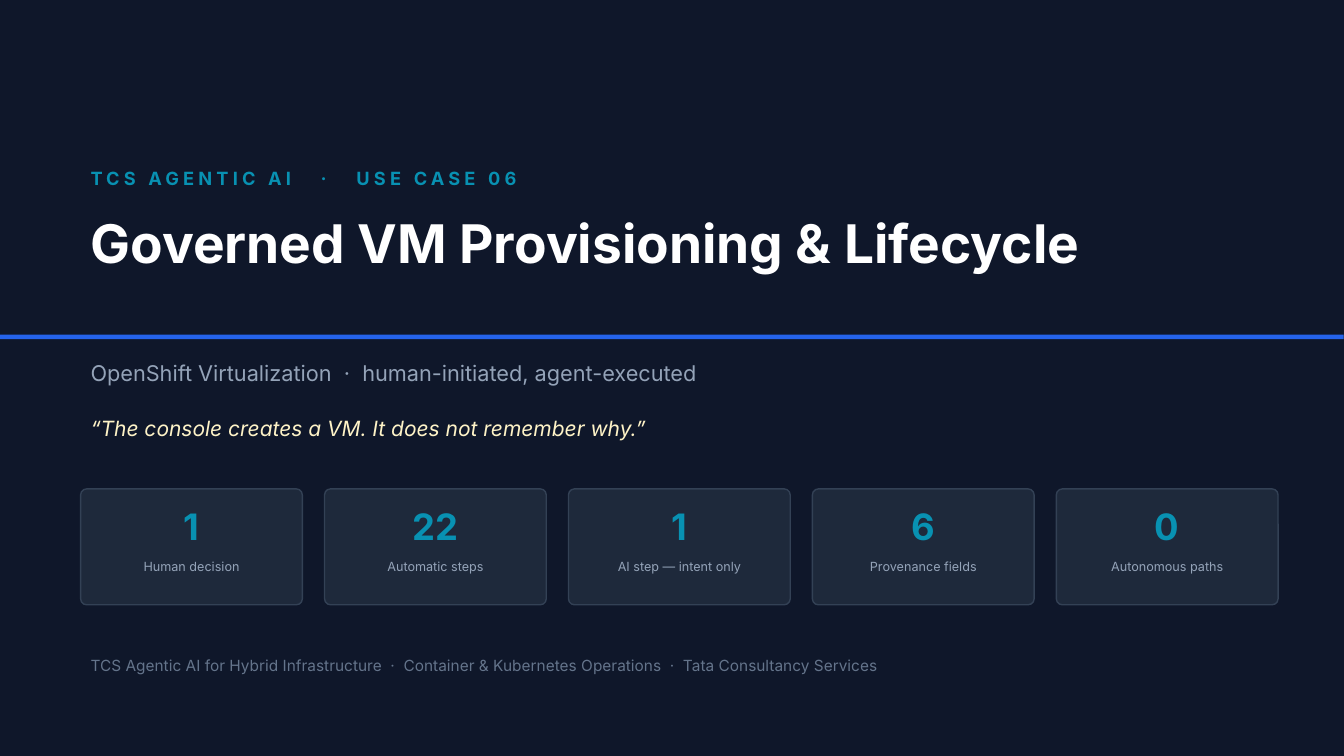
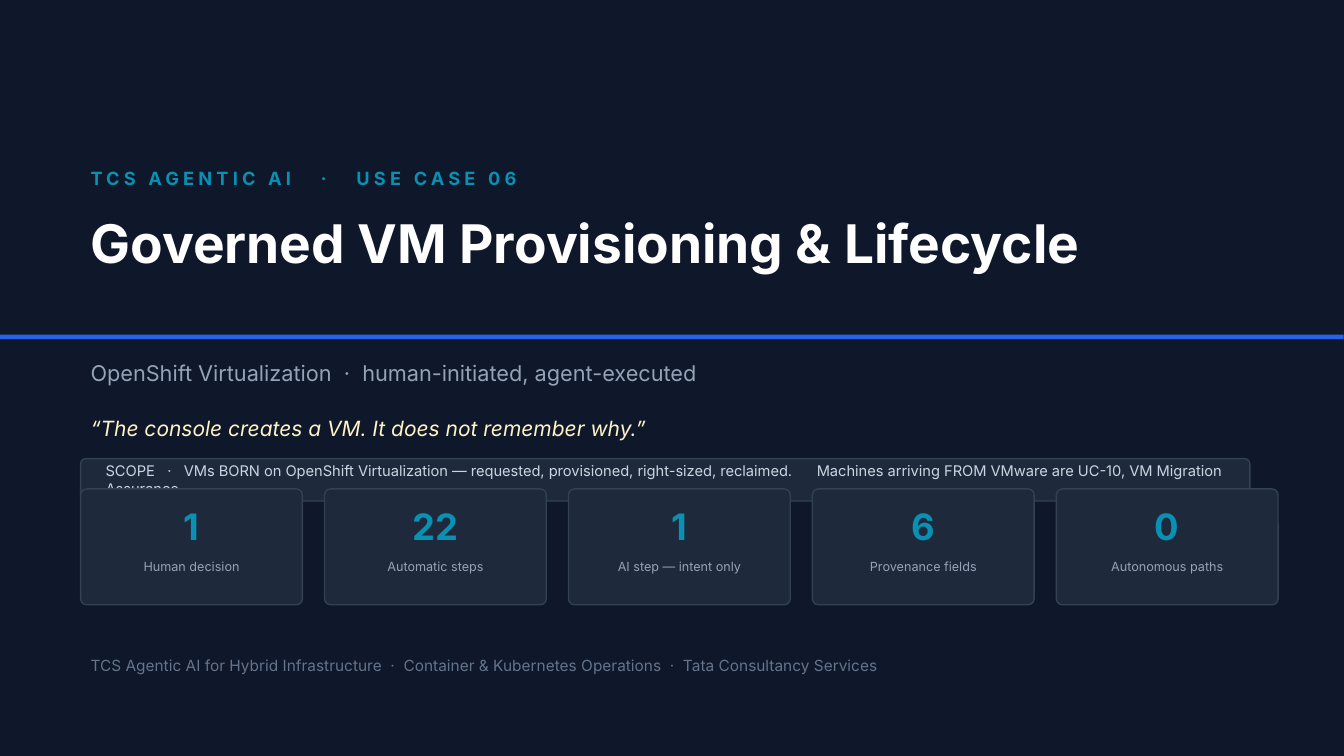
Before and after one commit to cskaruppu/Openshift-mcp-server, a slide deck: slide 1 of usecases/uc-06-vm-lifecycle/TCS-Agentic-AI-UC06-VM-Lifecycle.pptx. Drawn at 1344x756 pixels with LibreOffice and Linux fonts; fonts in the diff are those of the drawing. Boxes give left, top, right and bottom in pixels: in the first picture for what was removed or moved away, otherwise in the second. Text is boxed around its words. In the diff, an @@ line names an element or a change of style, - is before the commit and + after.

```diff
--- a/usecases/uc-06-vm-lifecycle/TCS-Agentic-AI-UC06-VM-Lifecycle.pptx
+++ b/usecases/uc-06-vm-lifecycle/TCS-Agentic-AI-UC06-VM-Lifecycle.pptx
@@ rounded rectangle added at <box>81,459,1250,501</box>, fill #1E293B, outline #334155 1 pt @@
@@ text added at <box>106,465,1222,479</box>, 10.5 pt, text #CBD5E1 @@
+SCOPE · VMs BORN on OpenShift Virtualization — requested, provisioned, right-sized, reclaimed. Machines arriving FROM VMware are UC-10, VM Migration Assurance.
```
Also in this commit, not shown: 8 other files.
